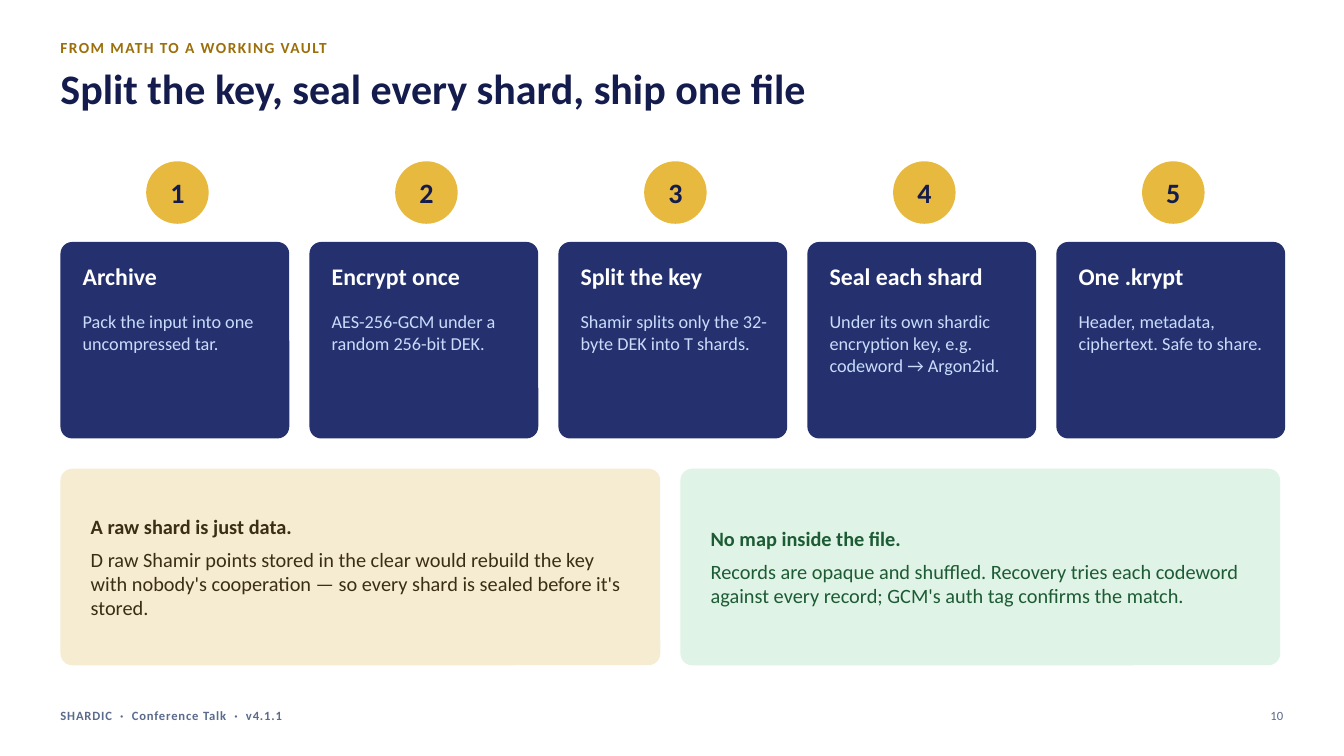
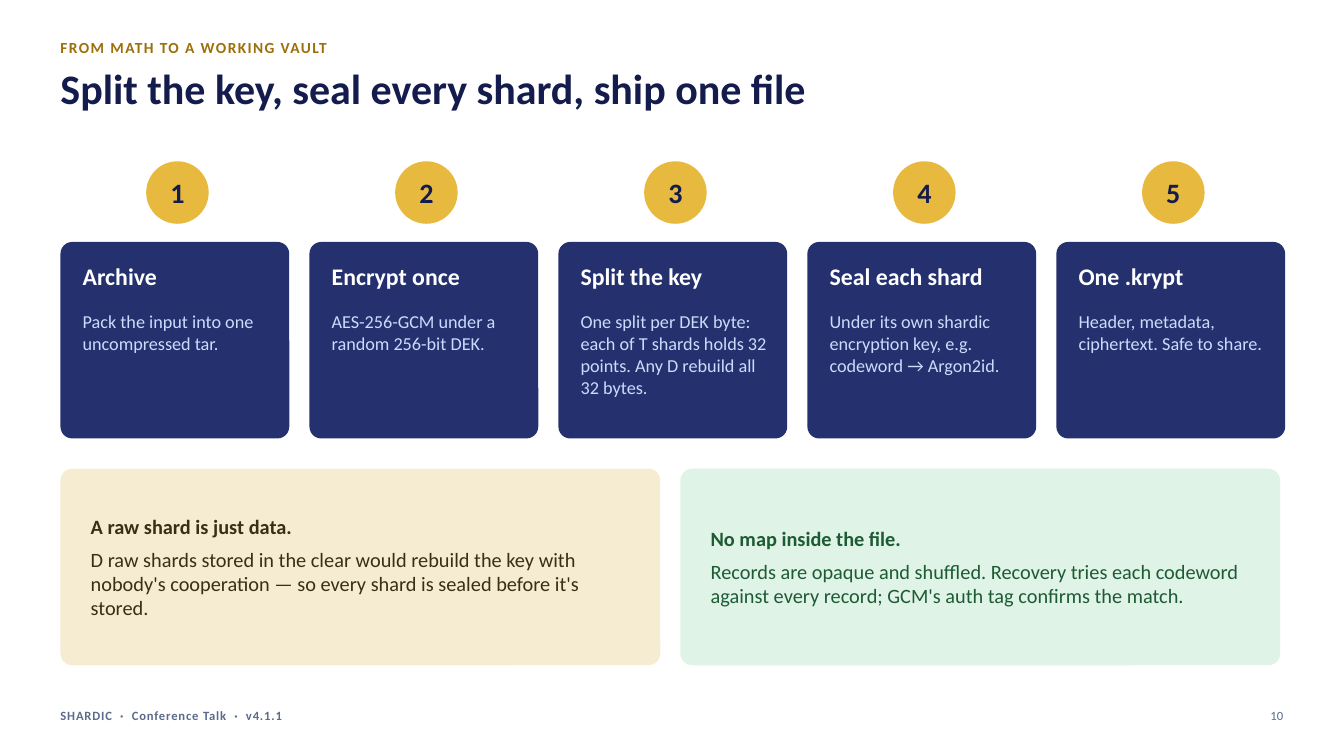
Before and after one commit to splashd1/shardic-crypt, a slide deck: slide 10 of docs/shardic_deck_v4_1_1_conference_talk.pptx. Drawn at 1344x756 pixels with LibreOffice and Linux fonts; fonts in the diff are those of the drawing. Boxes give left, top, right and bottom in pixels: in the first picture for what was removed or moved away, otherwise in the second. Text is boxed around its words. In the diff, an @@ line names an element or a change of style, - is before the commit and + after.

Commit message:
Talk deck v4.1.1 slide 10: explain byte-wise split (32 points per shard)
Fine-tuned, vetted, and, in some cases, supplemented by Claude Sonnet 5

```diff
--- a/docs/shardic_deck_v4_1_1_conference_talk.pptx
+++ b/docs/shardic_deck_v4_1_1_conference_talk.pptx
@@ text at [581, 315, 766, 397]: text changed @@
-Shamir splits only the 32-byte DEK into T shards.
+One split per DEK byte: each of T shards holds 32 points. Any D rebuild all 32 bytes.
@@ text at [91, 553, 579, 615]: text changed @@
-D raw Shamir points stored in the clear would rebuild the key with nobody's cooperation — so every shard is sealed before it's stored.
+D raw shards stored in the clear would rebuild the key with nobody's cooperation — so every shard is sealed before it's stored.
```
Also in this commit, not shown: 2 other files.
